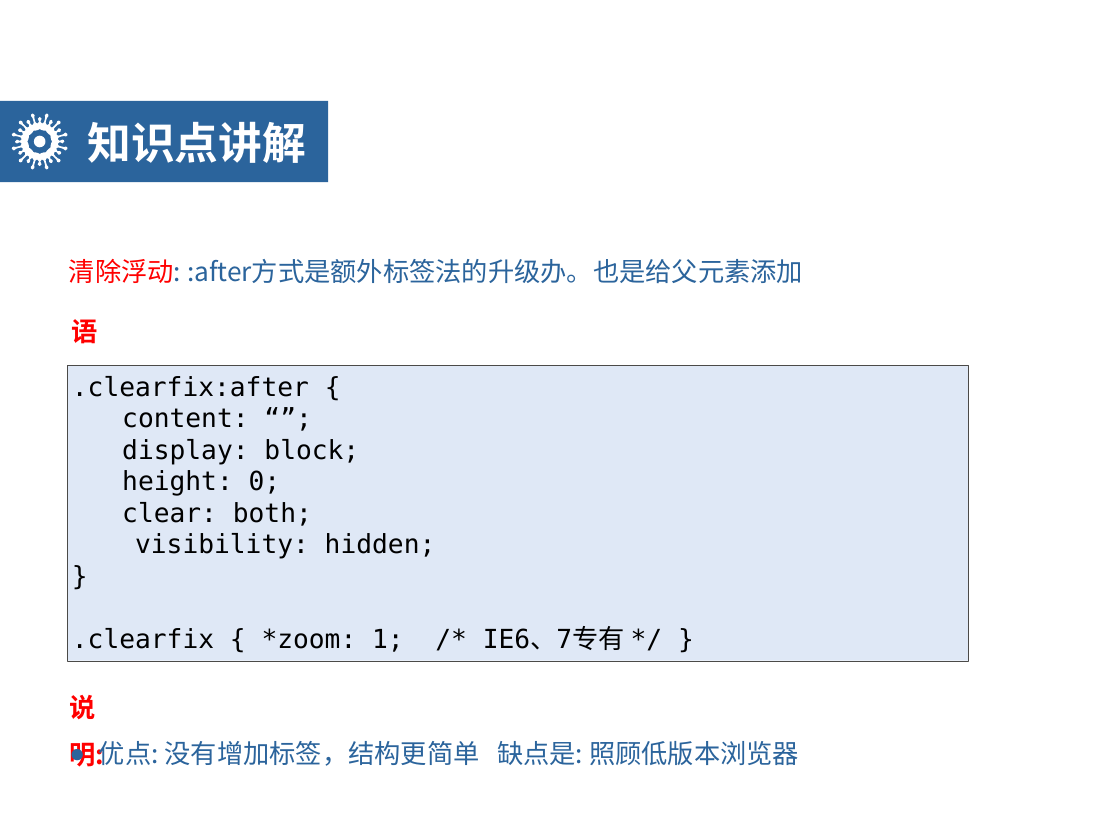
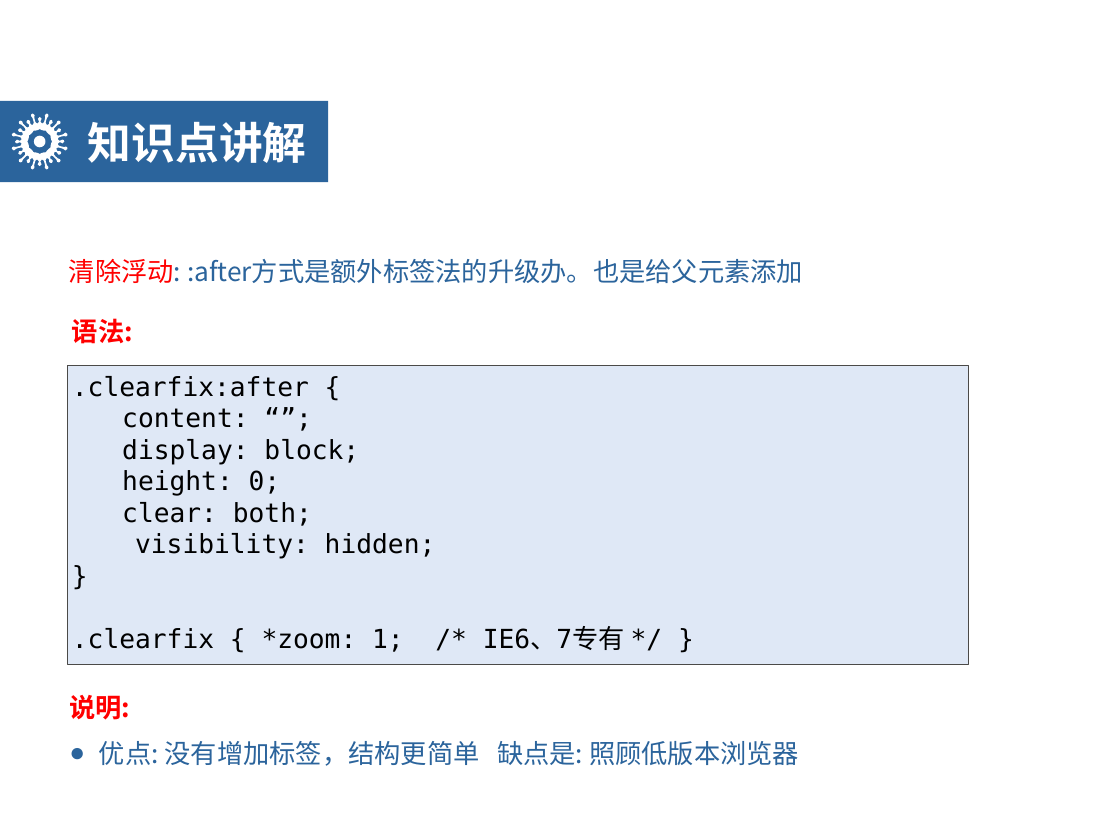
Before and after one commit to Ischenchenya/HTMLandCSSCourse, a slide deck: slide 36 of day06-CSS3/teach/day06-HTML5CSS3.pptx (slide 32 before the commit). Drawn at 1120x840 pixels with LibreOffice and Linux fonts; fonts in the diff are those of the drawing; background and template pictures are left out. Boxes give left, top, right and bottom in pixels: in the first picture for what was removed or moved away, otherwise in the second. Text is boxed around its words. In the diff, an @@ line names an element or a change of style, - is before the commit and + after.

```diff
--- a/day06-CSS3/teach/day06-HTML5CSS3.pptx
+++ b/day06-CSS3/teach/day06-HTML5CSS3.pptx
@@ text "语法:" rewrapped from (72, 319, 107, 395) to (72, 318, 133, 344) @@
@@ rectangle ".clearfix:after {": place and size @@
-rectangle ".clearfix:after {" at (68, 365, 968, 661)
+rectangle ".clearfix:after {" at (68, 365, 968, 665)
@@ text "说明:" rewrapped from (69, 695, 104, 767) to (69, 695, 130, 720) @@
```
Also in this commit, not shown: 23 other slides changed, 14 slides added, 10 slides removed, 1 other file.
